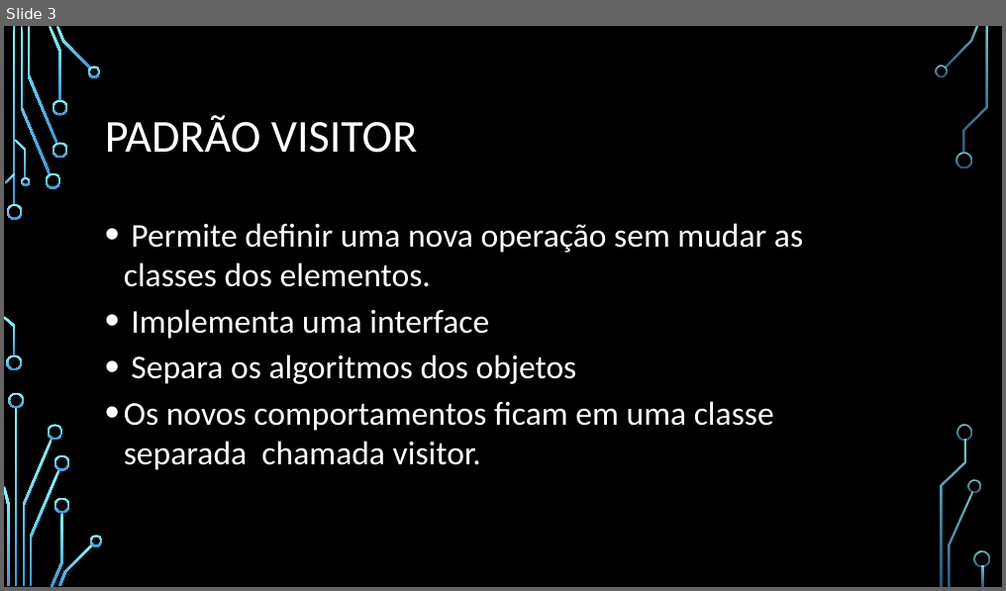
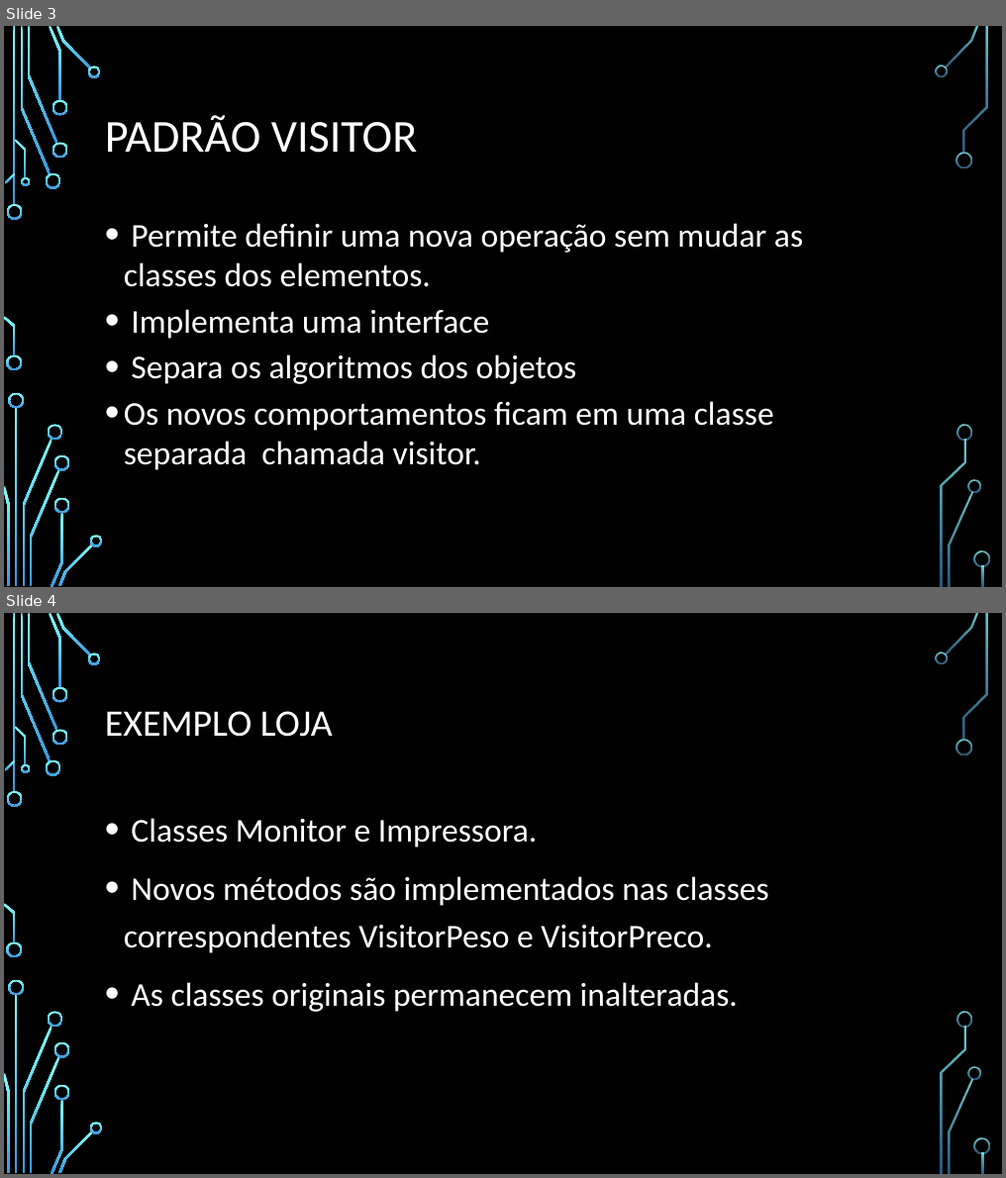
Before and after one commit to felipe-b-oliveira/visitor, a slide deck: Docs/Design Patterns - Visitor.pptx. Shown one above the other, each under a label of ours: slide 3 before the commit, slides 3 and 4 after it. The pictures are 1006x591 and 1006x1178 pixels, drawn with LibreOffice and Linux fonts; fonts in the diff are those of the drawing; background and template pictures are left out. Boxes give left, top, right and bottom in pixels: in the first picture for what was removed or moved away, otherwise in the second. Text is boxed around its words. In the diff, an @@ line names an element or a change of style, - is before the commit and + after.

```diff
--- a/Docs/Design Patterns - Visitor.pptx
+++ b/Docs/Design Patterns - Visitor.pptx
@@ slide 4 added at [4, 613, 1002, 1174], background picture (left out); not listed: 36 template elements that a slide beside it also shows @@
@@ title added at [105, 711, 333, 737], 36 pt, text #FFFFFF @@
+EXEMPLO LOJA
@@ text added at [124, 818, 769, 1012], 32 pt, text #FFFFFF @@
+• Classes Monitor e Impressora.
+• Novos métodos são implementados nas classes correspondentes VisitorPeso e VisitorPreco.
+• As classes originais permanecem inalteradas.
```
Also in this commit, not shown: 1 slide removed.
